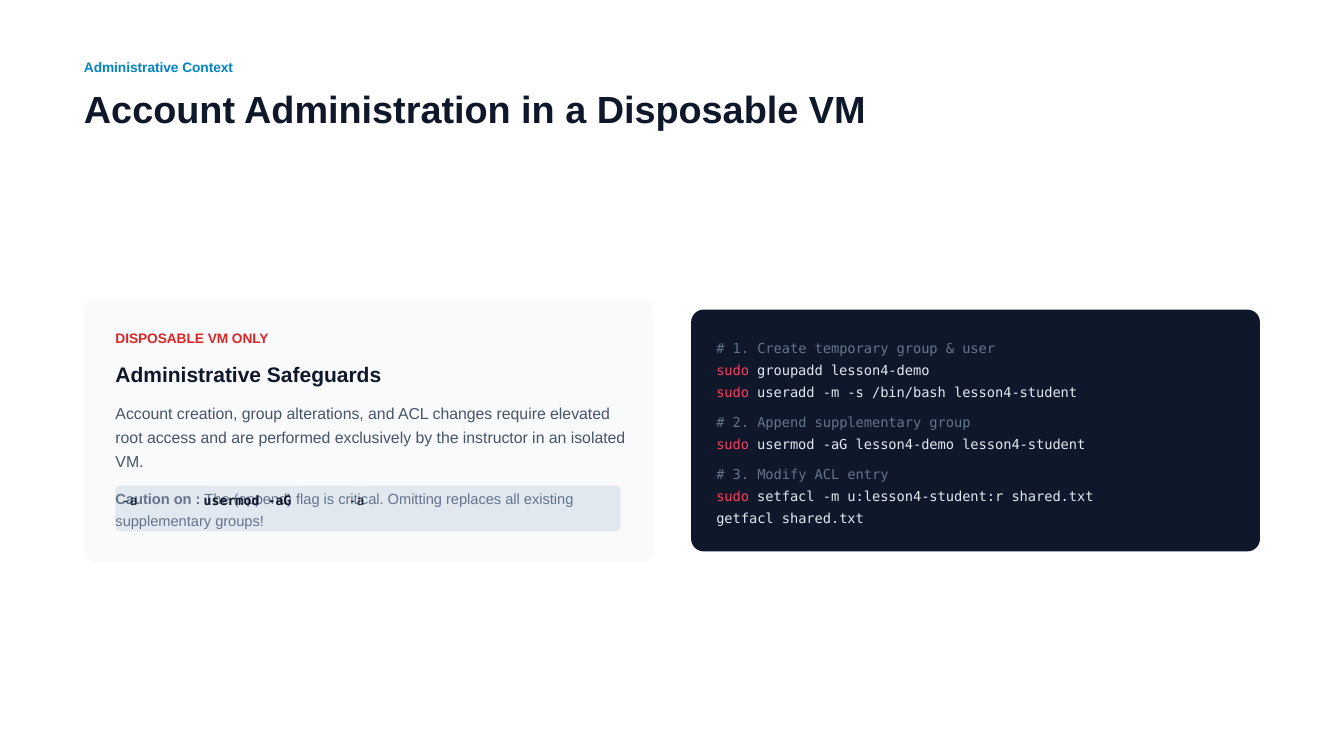
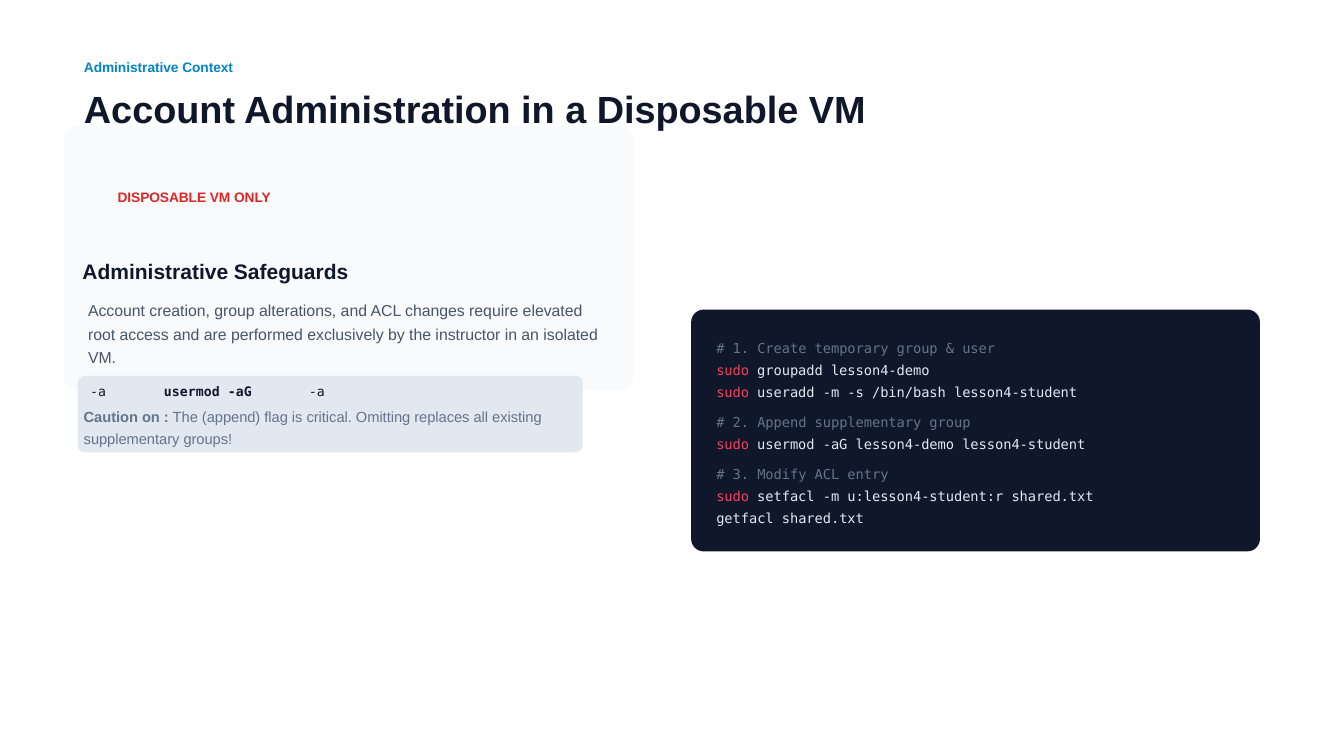
Before and after one commit to flybfree/Linux_Introduction_recovered, a slide deck: slide 12 of Presentation/Lesson 4_ Users, Groups, and Permissions.pptx. Drawn at 1344x756 pixels with LibreOffice and Linux fonts; fonts in the diff are those of the drawing. Boxes give left, top, right and bottom in pixels: in the first picture for what was removed or moved away, otherwise in the second. Text is boxed around its words. In the diff, an @@ line names an element or a change of style, - is before the commit and + after.

Commit message:
Update Linux course presentations and instructor material

```diff
--- a/Presentation/Lesson 4_ Users, Groups, and Permissions.pptx
+++ b/Presentation/Lesson 4_ Users, Groups, and Permissions.pptx
@@ rounded rectangle: place and size @@
-rounded rectangle at box(84, 298, 653, 563)
+rounded rectangle at box(64, 126, 633, 390)
@@ text "DISPOSABLE VM ONLY": place and size @@
-text "DISPOSABLE VM ONLY" at box(115, 333, 269, 343)
+text "DISPOSABLE VM ONLY" at box(118, 192, 271, 202)
@@ text "Administrative Safeguards": place and size @@
-text "Administrative Safeguards" at box(115, 366, 381, 387)
+text "Administrative Safeguards" at box(82, 263, 348, 283)
@@ text "Account creation, group alterations, and ...": place and size @@
-text "Account creation, group alterations, and ..." at box(115, 407, 625, 467)
+text "Account creation, group alterations, and ..." at box(88, 304, 597, 363)
@@ rounded rectangle: place and size @@
-rounded rectangle at box(116, 486, 621, 531)
+rounded rectangle at box(78, 376, 583, 453)
@@ text "-a": place and size @@
-text "-a" at box(122, 494, 138, 505)
+text "-a" at box(90, 388, 106, 396)
@@ 2 texts, 2 rounded rectangles: place and size @@
-2 texts, 2 rounded rectangles at box(198, 486, 372, 508)
+2 texts, 2 rounded rectangles at box(157, 377, 332, 399)
@@ text "Caution on : The (append) ...": place and size @@
-text "Caution on : The (append) ..." at box(115, 493, 574, 529)
+text "Caution on : The (append) ..." at box(84, 411, 542, 447)
```
Also in this commit, not shown: 8 other slides changed, 7 other files.
